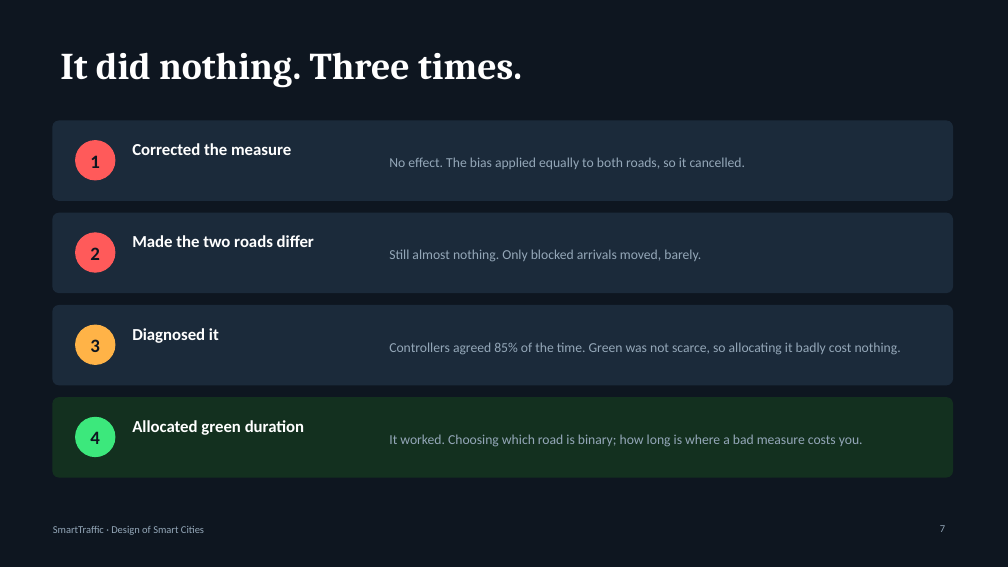
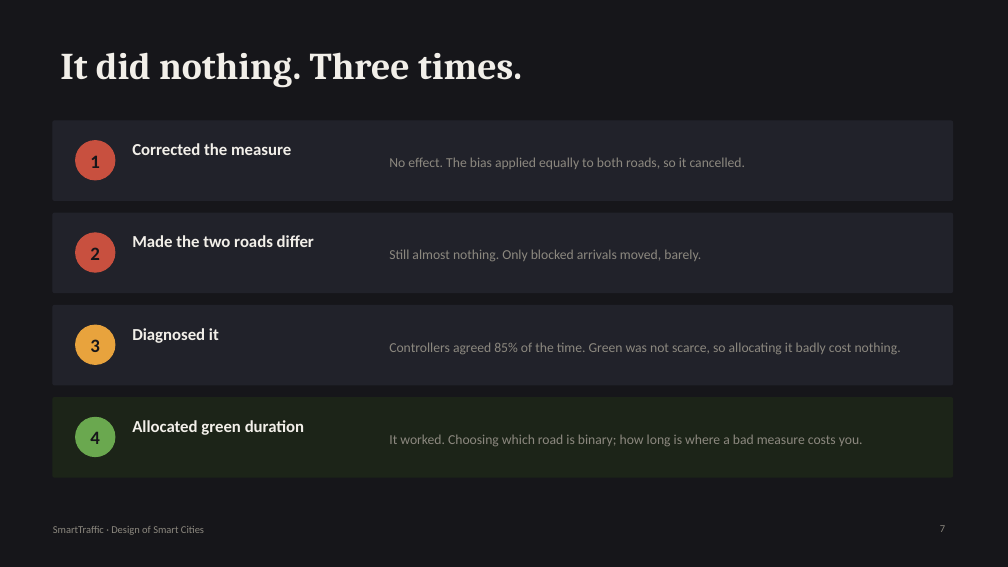
Before and after one commit to rishabcv-eng/SmartTraffic, a slide deck: slide 7 of docs/deck/SmartTraffic-full.pptx. Drawn at 1008x567 pixels with LibreOffice and Linux fonts; fonts in the diff are those of the drawing. Boxes give left, top, right and bottom in pixels: in the first picture for what was removed or moved away, otherwise in the second. Text is boxed around its words. In the diff, an @@ line names an element or a change of style, - is before the commit and + after.

Commit message:
Restyle the decks to match: graphite and signal amber, no navy and cyan
The slides carried the same template signature the site did -- a navy ground, a
cyan accent and softly rounded panels. Both decks now use the palette the
subject belongs to: asphalt graphite, warm paper rather than pure white, signal
amber as the single accent, and signal green and red muted to the colours an
actual signal head uses rather than neon. Cyan is gone. Panels are square, the
way a printed report is, and figures are set in a monospace.

Caught a Cyrillic A that had slipped into one of the hex colours while editing,
which would have thrown when the theme was written. Both decks now validate,
pass geometry checks and export cleanly.

```diff
--- a/docs/deck/SmartTraffic-full.pptx
+++ b/docs/deck/SmartTraffic-full.pptx
@@ background #0E1620 to #16161A @@
@@ ellipse at (x1=76, y1=141, x2=115, y2=180): fill #FF5A5A to #C8503F; outline #FF5A5A 1 pt to #C8503F 1 pt @@
@@ ellipse at (x1=76, y1=233, x2=115, y2=272): fill #FF5A5A to #C8503F; outline #FF5A5A 1 pt to #C8503F 1 pt @@
@@ fill #1B2A3A to #21222A; outline #1B2A3A 1 pt to #21222A 1 pt; proportions changed in 3 elements at (x1=53, y1=121, x2=953, y2=200), (x1=53, y1=213, x2=953, y2=293), (x1=53, y1=306, x2=953, y2=385) @@
@@ ellipse at (x1=76, y1=325, x2=115, y2=364): fill #FFB347 to #E8A33D; outline #FFB347 1 pt to #E8A33D 1 pt @@
@@ rounded rectangle at (x1=53, y1=398, x2=953, y2=477): fill #13301F to #1C2418; outline #13301F 1 pt to #1C2418 1 pt; proportions changed @@
@@ ellipse at (x1=76, y1=417, x2=115, y2=457): fill #3CE87C to #6AA84F; outline #3CE87C 1 pt to #6AA84F 1 pt @@
@@ text colour #FFFFFF to #F2EFE9 in 5 elements at (x1=60, y1=52, x2=522, y2=88), (x1=132, y1=143, x2=291, y2=155), (x1=132, y1=235, x2=314, y2=247), (x1=132, y1=328, x2=219, y2=343), (x1=132, y1=420, x2=304, y2=435) @@
@@ text colour #0E1620 to #16161A in 4 elements at (x1=90, y1=155, x2=100, y2=168), (x1=90, y1=247, x2=100, y2=260), (x1=90, y1=339, x2=100, y2=352), (x1=90, y1=432, x2=100, y2=444) @@
@@ text colour #94A7B8 to #8C887F in 6 elements at (x1=389, y1=157, x2=745, y2=169), (x1=389, y1=249, x2=701, y2=261), (x1=389, y1=342, x2=901, y2=354), (x1=389, y1=434, x2=863, y2=446), (x1=940, y1=525, x2=945, y2=532), (x1=53, y1=526, x2=204, y2=535) @@
```
Also in this commit, not shown: 13 other slides changed, 4 other files.
